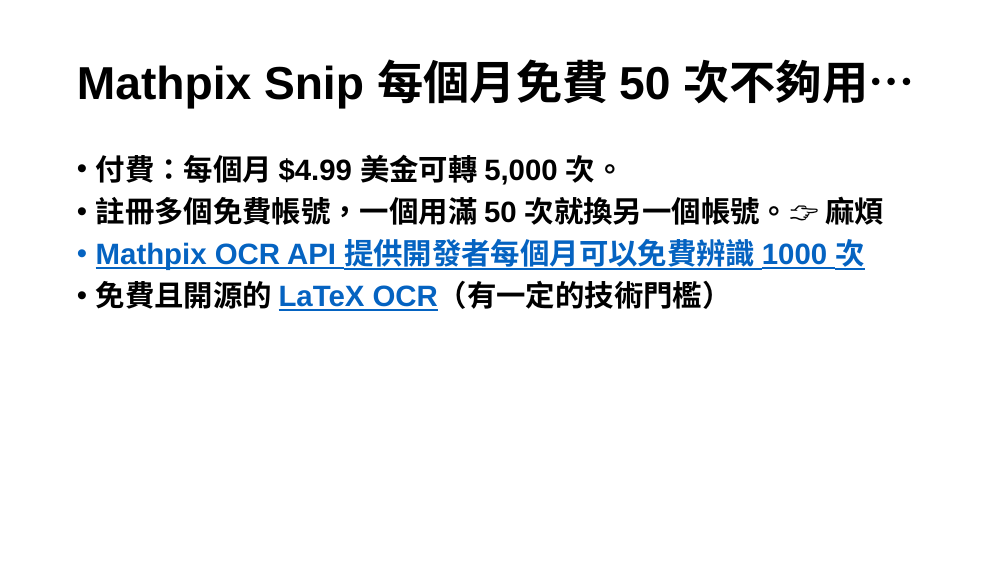
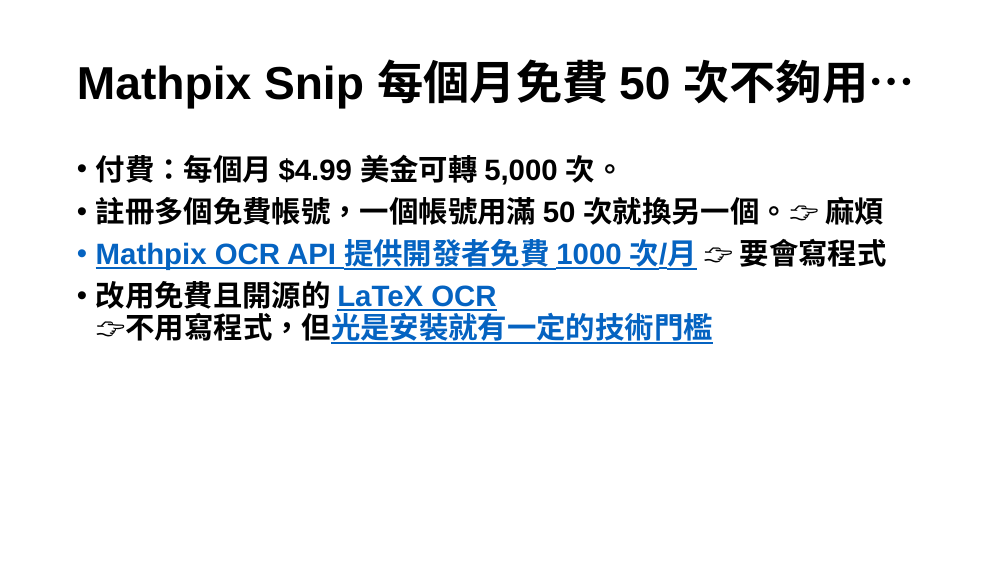
Before and after one commit to huanlin/VisualAids, a slide deck: slide 28 of Seminar/視障輔助教材轉檔研討會/投影片.pptx (slide 25 before the commit). Drawn at 1008x567 pixels with LibreOffice and Linux fonts; fonts in the diff are those of the drawing. Boxes give left, top, right and bottom in pixels: in the first picture for what was removed or moved away, otherwise in the second. Text is boxed around its words. In the diff, an @@ line names an element or a change of style, - is before the commit and + after.

```diff
--- a/Seminar/視障輔助教材轉檔研討會/投影片.pptx
+++ b/Seminar/視障輔助教材轉檔研討會/投影片.pptx
@@ text at [96,197,887,344]: text changed @@
-• 註冊多個免費帳號，一個用滿 50 次就換另一個帳號。👉 麻煩
-• Mathpix OCR API 提供開發者每個月可以免費辨識 1000 次
-• 免費且開源的 LaTeX OCR（有一定的技術門檻）
+• 註冊多個免費帳號，一個帳號用滿 50 次就換另一個。👉 麻煩
+• Mathpix OCR API 提供開發者免費 1000 次/月 👉 要會寫程式
+• 改用免費且開源的 LaTeX OCR
+  👉不用寫程式，但光是安裝就有一定的技術門檻
```
Also in this commit, not shown: 3 other slides changed, 14 slides added.
